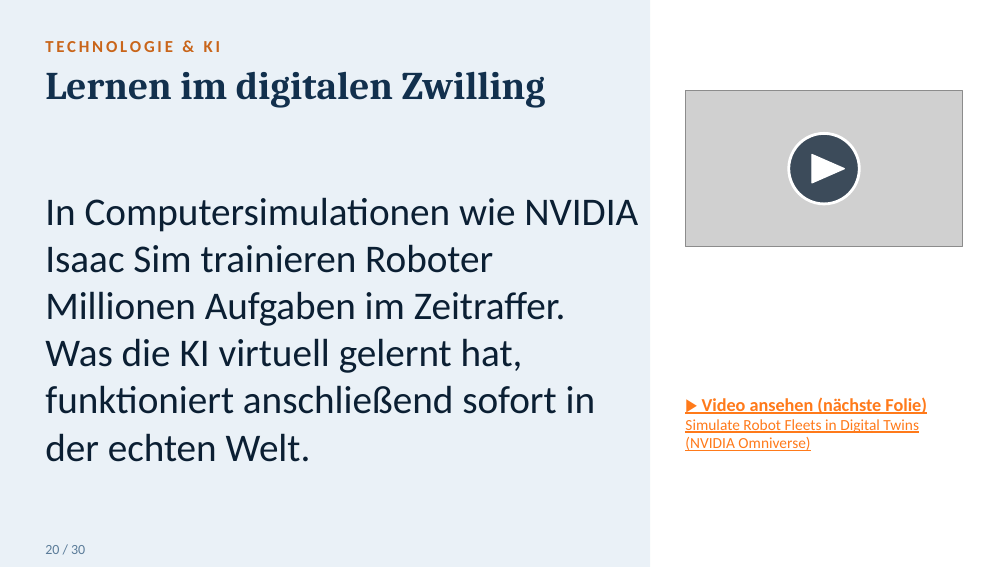
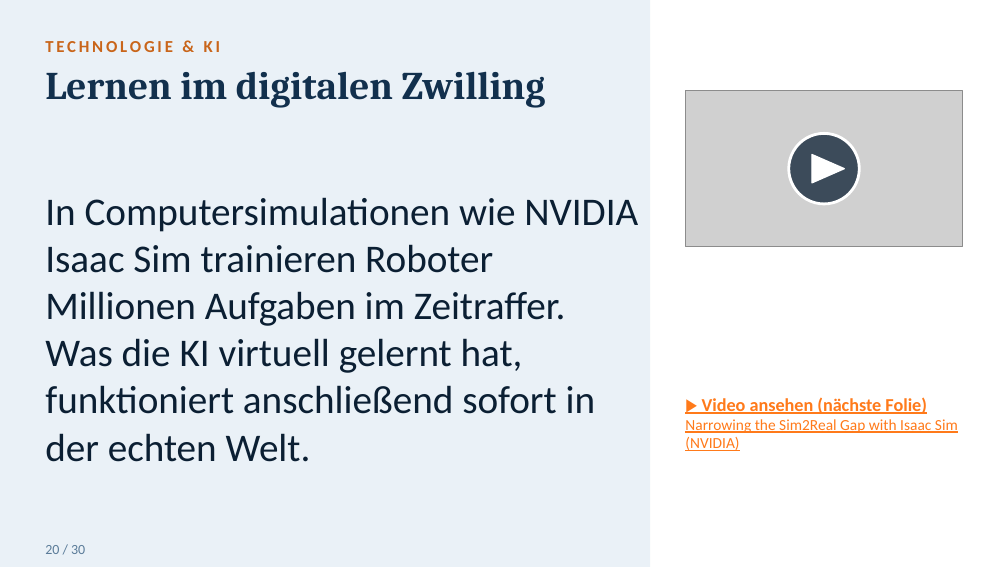
Before and after one commit to toshkaraf/tagesf-rderst-tte, a slide deck: slide 28 of Humanoide_Roboter_gross.pptx. Drawn at 1008x567 pixels with LibreOffice and Linux fonts; fonts in the diff are those of the drawing; grey boxes stand for pictures. Boxes give left, top, right and bottom in pixels: in the first picture for what was removed or moved away, otherwise in the second. Text is boxed around its words. In the diff, an @@ line names an element or a change of style, - is before the commit and + after.

```diff
--- a/Humanoide_Roboter_gross.pptx
+++ b/Humanoide_Roboter_gross.pptx
@@ text at [685, 419, 958, 451]: text changed @@
-Simulate Robot Fleets in Digital Twins (NVIDIA Omniverse)
+Narrowing the Sim2Real Gap with Isaac Sim (NVIDIA)
```
Also in this commit, not shown: 4 other slides changed, 13 other files.
